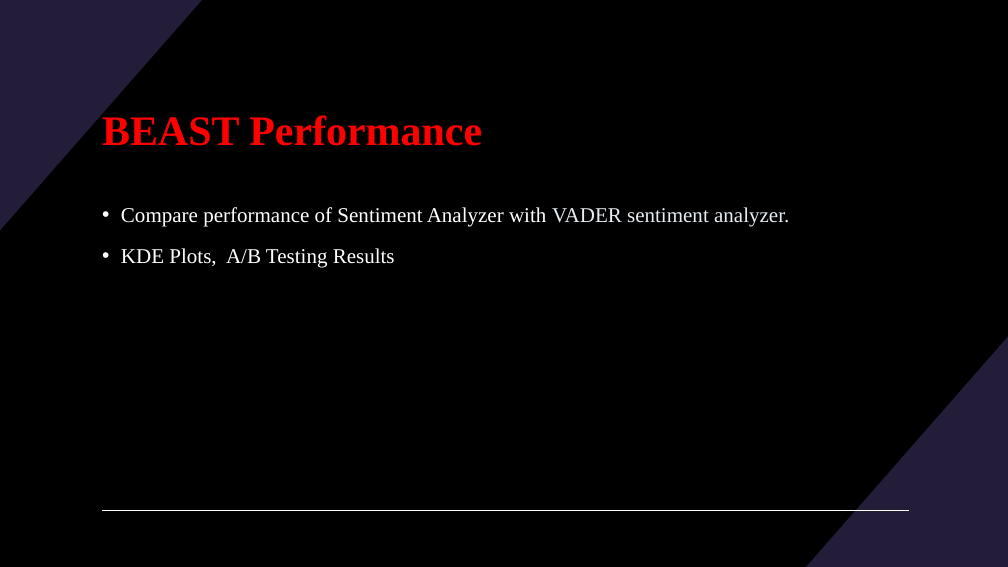
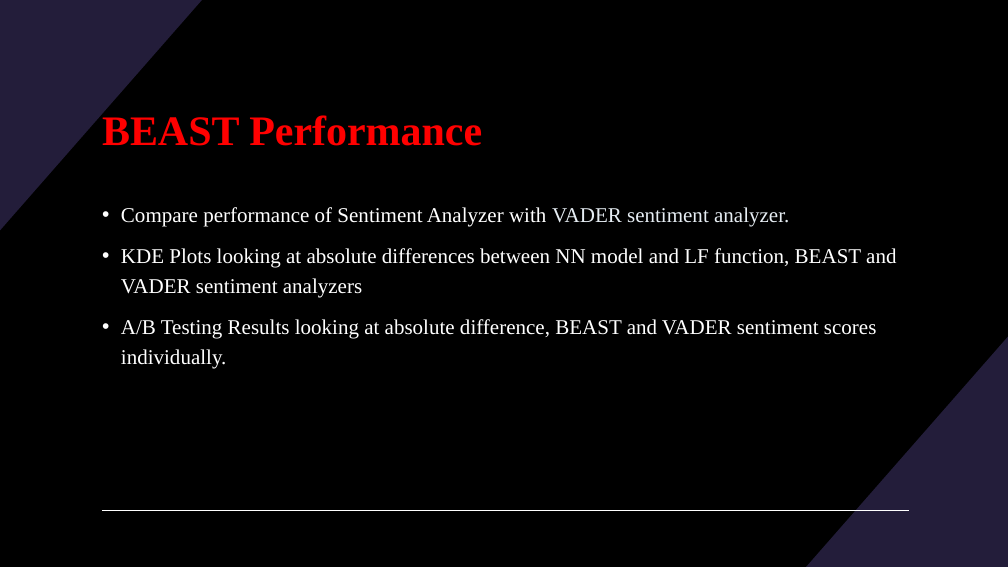
Before and after one commit to BenjaminRocco/Capstone_Project, a slide deck: slide 14 of Capstone_Presentation.pptx. Drawn at 1008x567 pixels with LibreOffice and Linux fonts; fonts in the diff are those of the drawing. Boxes give left, top, right and bottom in pixels: in the first picture for what was removed or moved away, otherwise in the second. Text is boxed around its words. In the diff, an @@ line names an element or a change of style, - is before the commit and + after.

```diff
--- a/Capstone_Presentation.pptx
+++ b/Capstone_Presentation.pptx
@@ text at (121,248,896,369): text changed @@
-• KDE Plots, A/B Testing Results
+• KDE Plots looking at absolute differences between NN model and LF function, BEAST and VADER sentiment analyzers
+• A/B Testing Results looking at absolute difference, BEAST and VADER sentiment scores individually.
```
Also in this commit, not shown: 3 slides added, 2 other files.
